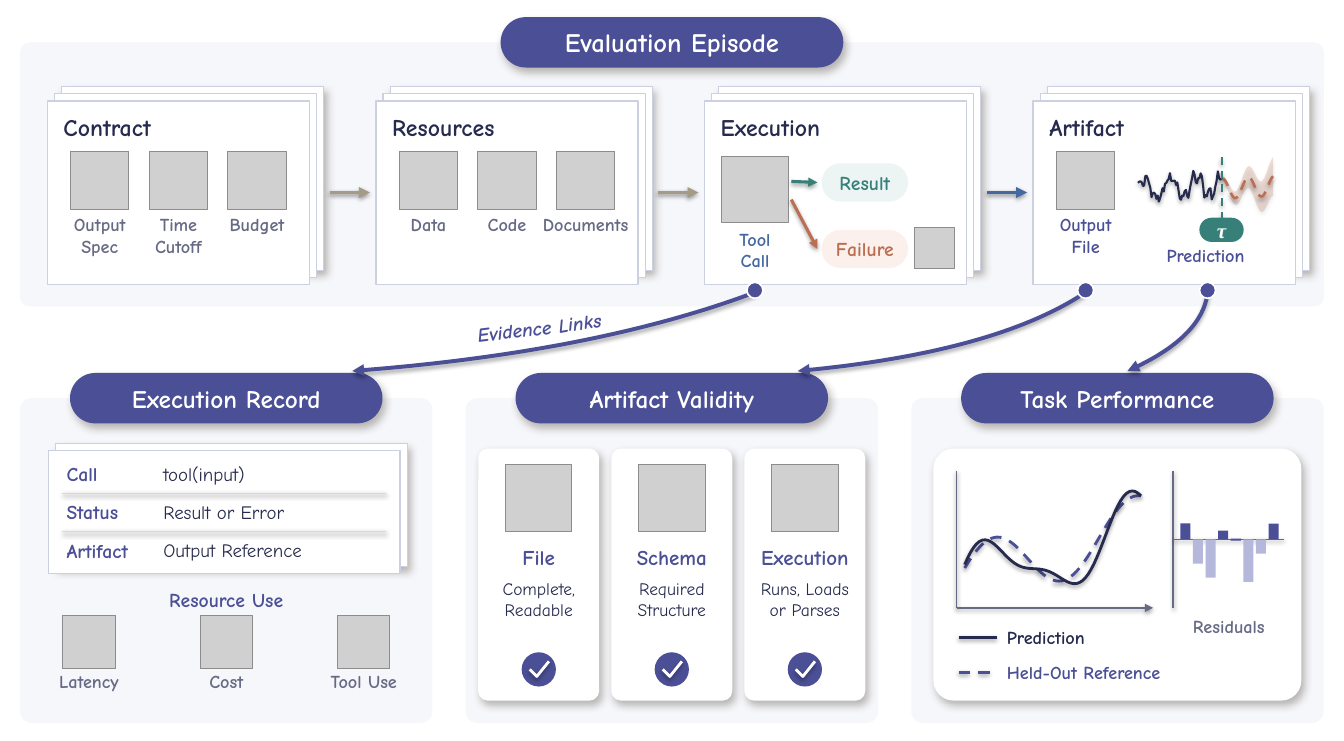
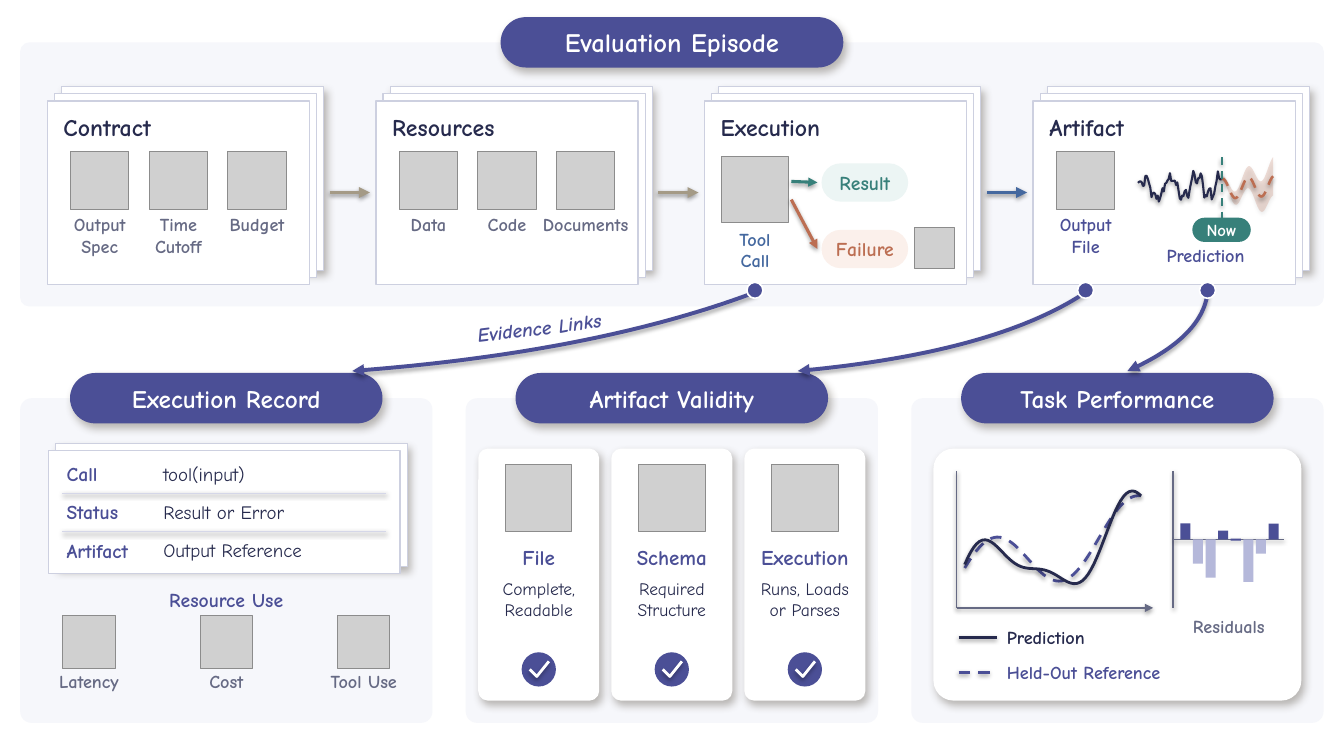
Before and after one commit to Minions-Land/Time-Series-Agents-Survey, a slide deck: slide 1 of artifacts/unified_v7_20261106/fig11/Figure11_V7.pptx. Drawn at 1344x741 pixels with LibreOffice and Linux fonts; fonts in the diff are those of the drawing; grey boxes stand for pictures. Boxes give left, top, right and bottom in pixels: in the first picture for what was removed or moved away, otherwise in the second. Text is boxed around its words. In the diff, an @@ line names an element or a change of style, - is before the commit and + after.

```diff
--- a/artifacts/unified_v7_20261106/fig11/Figure11_V7.pptx
+++ b/artifacts/unified_v7_20261106/fig11/Figure11_V7.pptx
@@ rounded rectangle "Now": place and size @@
-rounded rectangle "Now" at box(1200, 218, 1244, 242)
+rounded rectangle "Now" at box(1193, 218, 1251, 242)
@@ text in rounded rectangle at box(1207, 224, 1237, 243): text changed; size 15 to 12 pt; font Times New Roman to Comic Neue; italic off @@
-τ
+Now
```
Also in this commit, not shown: 20 other files.
